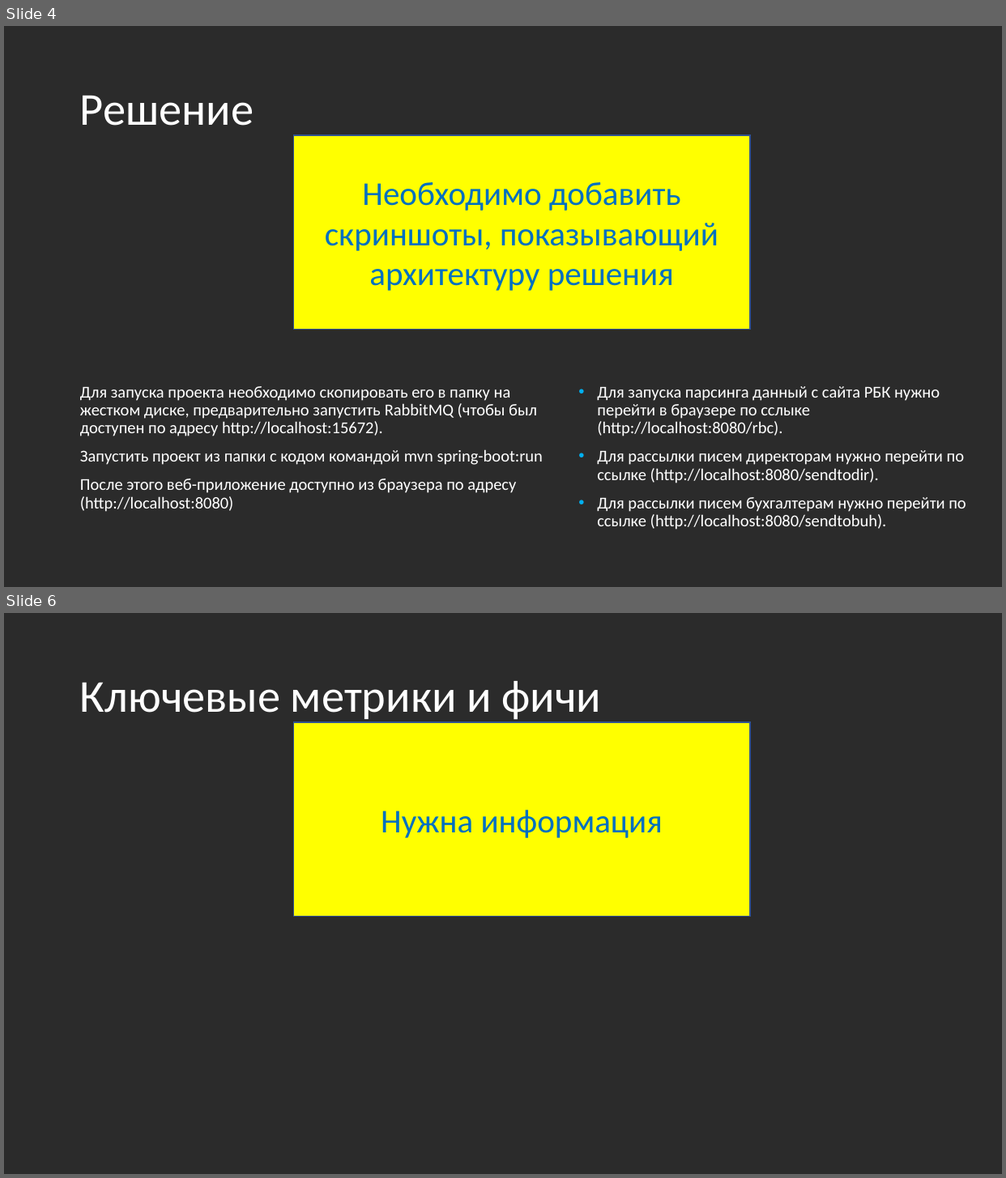
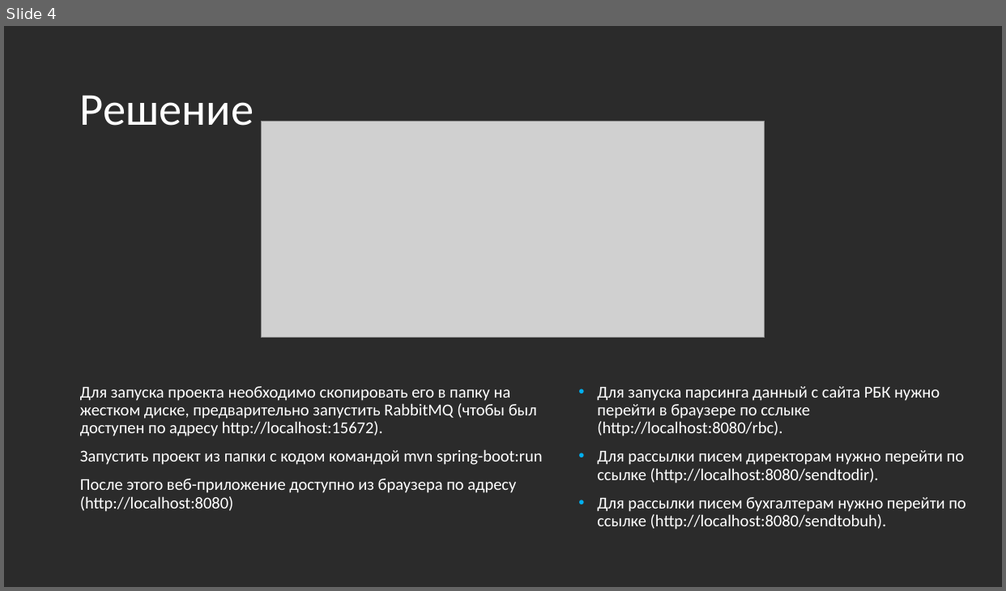
Before and after one commit to Murzik2020ai/smartparser, a slide deck: preza.pptx. Shown one above the other, each under a label of ours: slides 4 and 6 before the commit, slide 4 after it; the slides between them are not shown. The pictures are 1006x1178 and 1006x591 pixels, drawn with LibreOffice and Linux fonts; fonts in the diff are those of the drawing; grey boxes stand for pictures; background and template pictures are left out; a plain dark background stands for a picture behind light text. Boxes give left, top, right and bottom in pixels: in the first picture for what was removed or moved away, otherwise in the second. Text is boxed around its words. In the diff, an @@ line names an element or a change of style, - is before the commit and + after.

```diff
--- a/preza.pptx
+++ b/preza.pptx
@@ slide 6 removed at (x1=4, y1=613, x2=1002, y2=1174), background picture (left out) @@
@@ title removed at (x1=80, y1=681, x2=602, y2=722) @@
-Ключевые метрики и фичи
@@ rectangle removed at (x1=294, y1=722, x2=750, y2=916) @@
-Нужна информация
@@ slide 4 changed as well @@
@@ picture added at (x1=262, y1=121, x2=765, y2=337) @@
@@ rectangle removed at (x1=294, y1=135, x2=750, y2=329) @@
-Необходимо добавить скриншоты, показывающий архитектуру решения
@@ text at (x1=80, y1=386, x2=537, y2=437): less space between paragraphs @@
```
Also in this commit, not shown: 7 other slides changed, 2 other slides removed, 1 other file.
